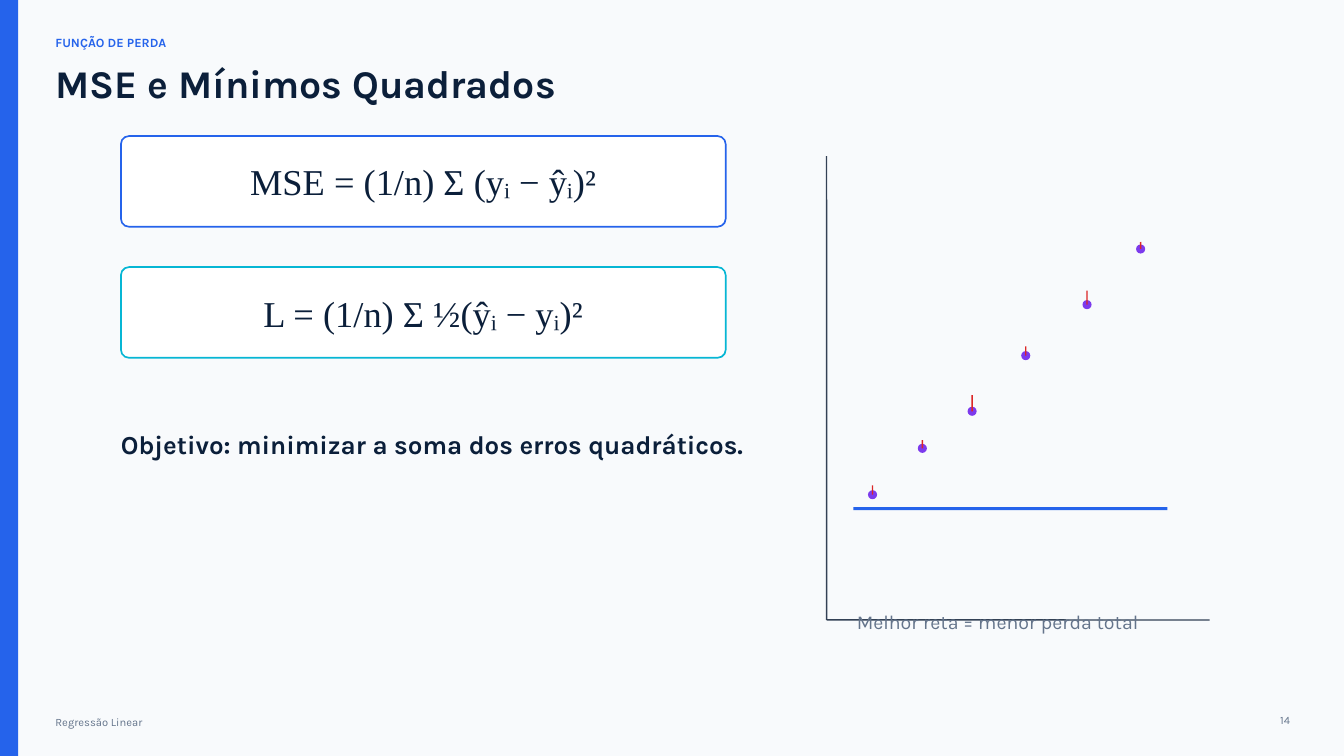
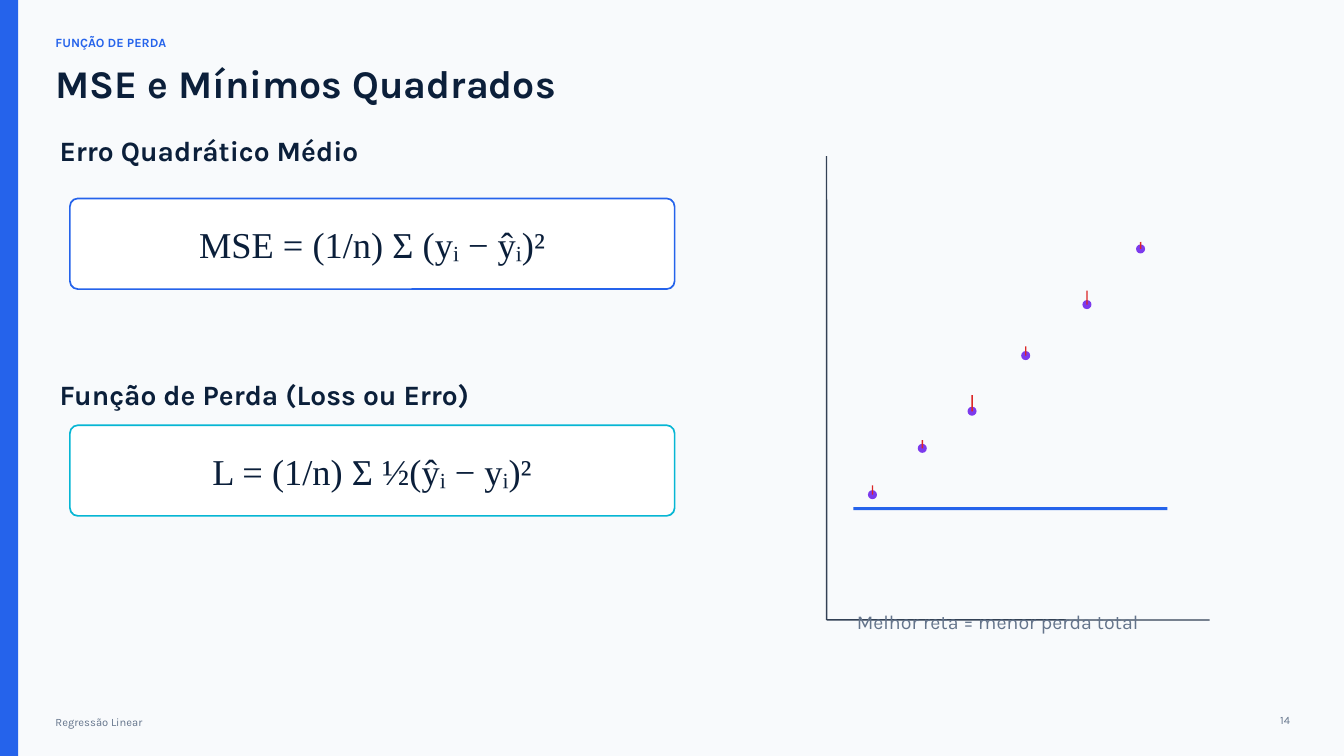
Before and after one commit to bruno-antonio-marques/2026-2-gestao-e-analise-de-dados-exercicios, a slide deck: slide 18 of 03-2026-08-25-coleta_de_dados_e_regressao_linear/aula_regressao_linear.pptx. Drawn at 1344x756 pixels with LibreOffice and Linux fonts; fonts in the diff are those of the drawing. Boxes give left, top, right and bottom in pixels: in the first picture for what was removed or moved away, otherwise in the second. Text is boxed around its words. In the diff, an @@ line names an element or a change of style, - is before the commit and + after.

```diff
--- a/03-2026-08-25-coleta_de_dados_e_regressao_linear/aula_regressao_linear.pptx
+++ b/03-2026-08-25-coleta_de_dados_e_regressao_linear/aula_regressao_linear.pptx
@@ text added at (60, 139, 359, 166), 20 pt, text #0B1F3A, bold @@
+Erro Quadrático Médio
@@ rounded rectangle: place and size @@
-rounded rectangle at (121, 136, 726, 227)
+rounded rectangle at (70, 199, 675, 289)
@@ text "MSE = (1/n) Σ (yᵢ ...": place and size @@
-text "MSE = (1/n) Σ (yᵢ ..." at (250, 169, 596, 203)
+text "MSE = (1/n) Σ (yᵢ ..." at (199, 232, 545, 265)
@@ text added at (60, 384, 469, 411), 20 pt, text #0B1F3A, bold @@
+Função de Perda (Loss ou Erro)
@@ rounded rectangle: place and size @@
-rounded rectangle at (121, 267, 726, 358)
+rounded rectangle at (70, 425, 675, 516)
@@ text "L = (1/n) Σ ½(ŷᵢ ...": place and size @@
-text "L = (1/n) Σ ½(ŷᵢ ..." at (263, 301, 582, 334)
+text "L = (1/n) Σ ½(ŷᵢ ..." at (212, 459, 531, 492)
@@ text removed at (121, 433, 743, 461) @@
-Objetivo: minimizar a soma dos erros quadráticos.
```
Also in this commit, not shown: 22 other slides changed, 2 slides added, 1 slide removed.
